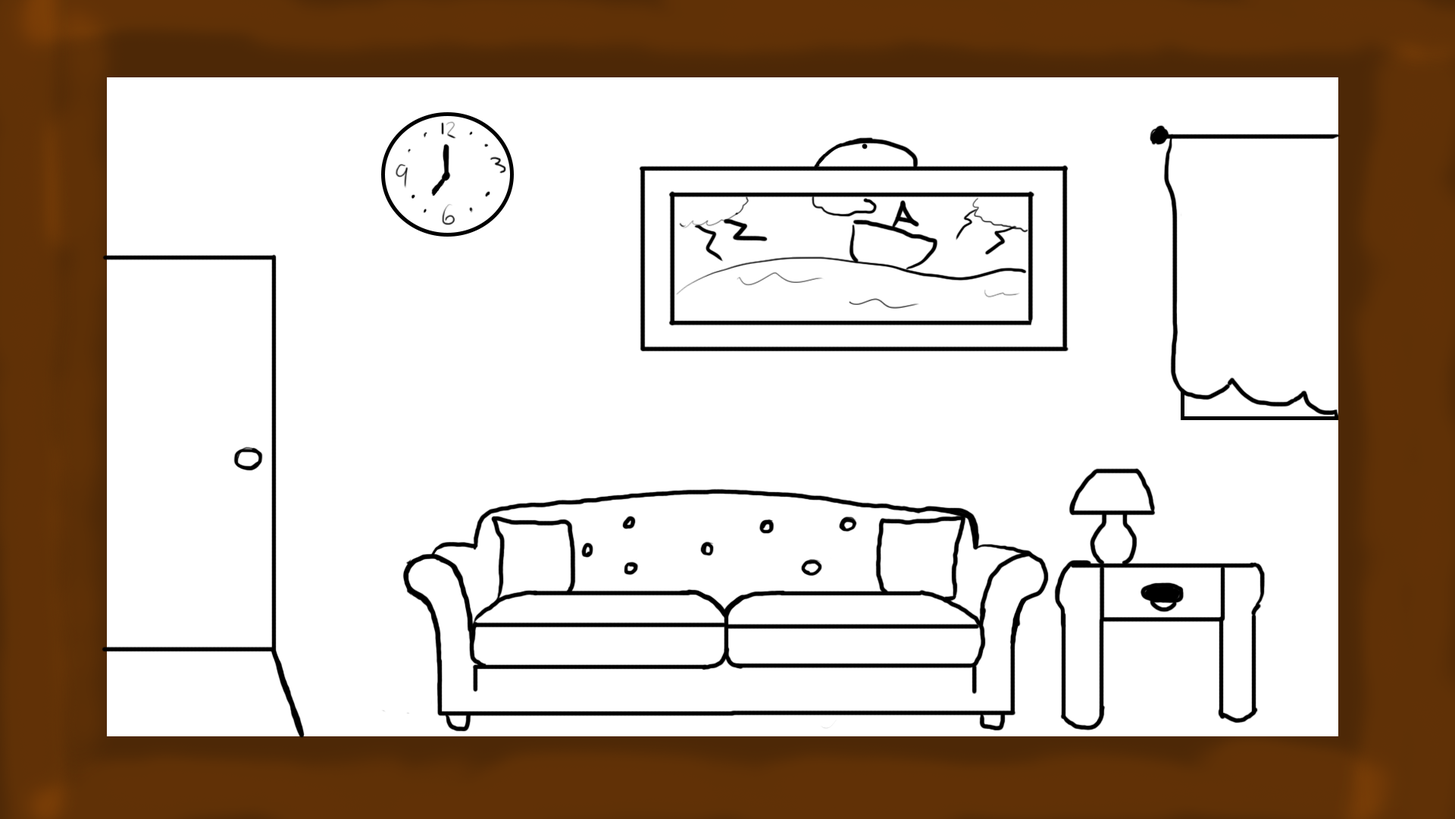
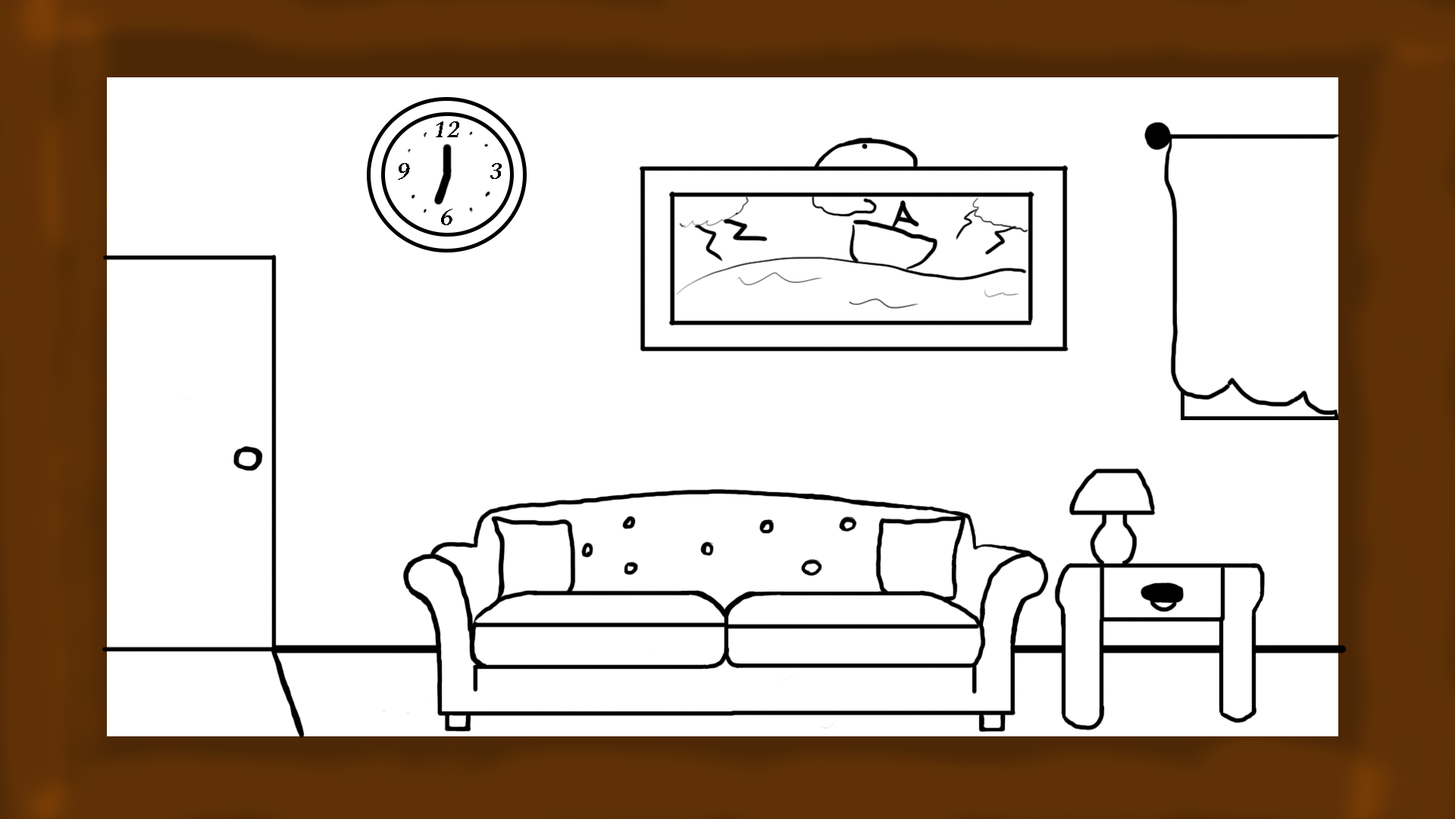
Layered file, before and after one edit (1455 x 819). Changes by layer:
painted on "Rectangle 3" over box(1143, 121, 1172, 151)
painted on "Clock" over box(394, 121, 511, 226)
painted on "Door/Painting" over box(180, 394, 264, 472)
painted on "Table/Lamp" over box(1060, 556, 1266, 721)
added layer "Ellipse 2" above "Couch" over box(366, 97, 527, 253)
painted on "Couch" over box(405, 492, 1022, 733)
added layer "12" above "9" over box(435, 121, 460, 138)
added layer "9" above "6" over box(397, 162, 411, 180)
added layer "6" above "3" over box(441, 208, 453, 226)
added layer "3" above "Layer 1" over box(490, 162, 502, 179)
added layer "Layer 1" above "Rectangle 2" over box(275, 643, 1347, 655)
